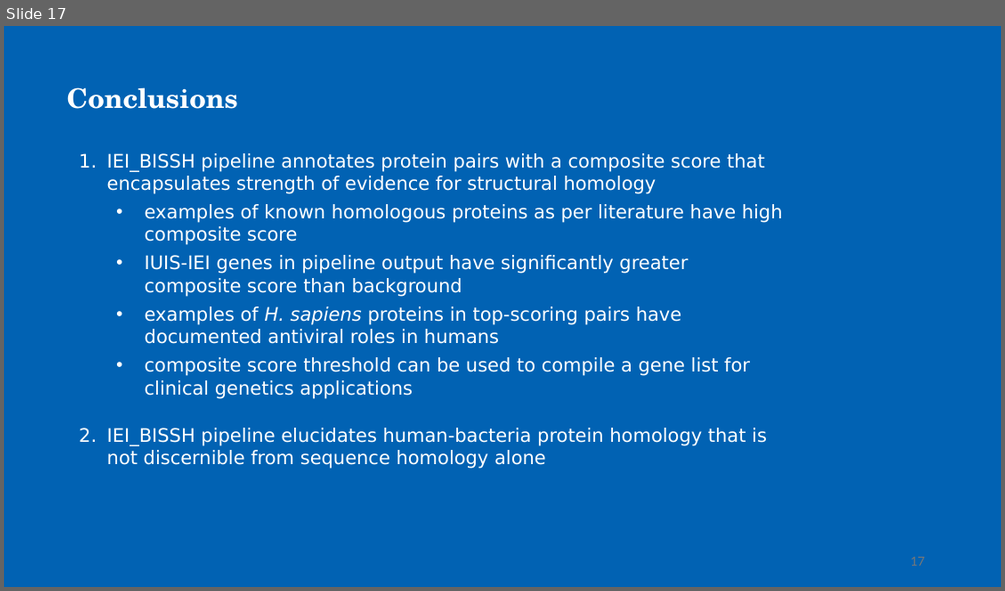
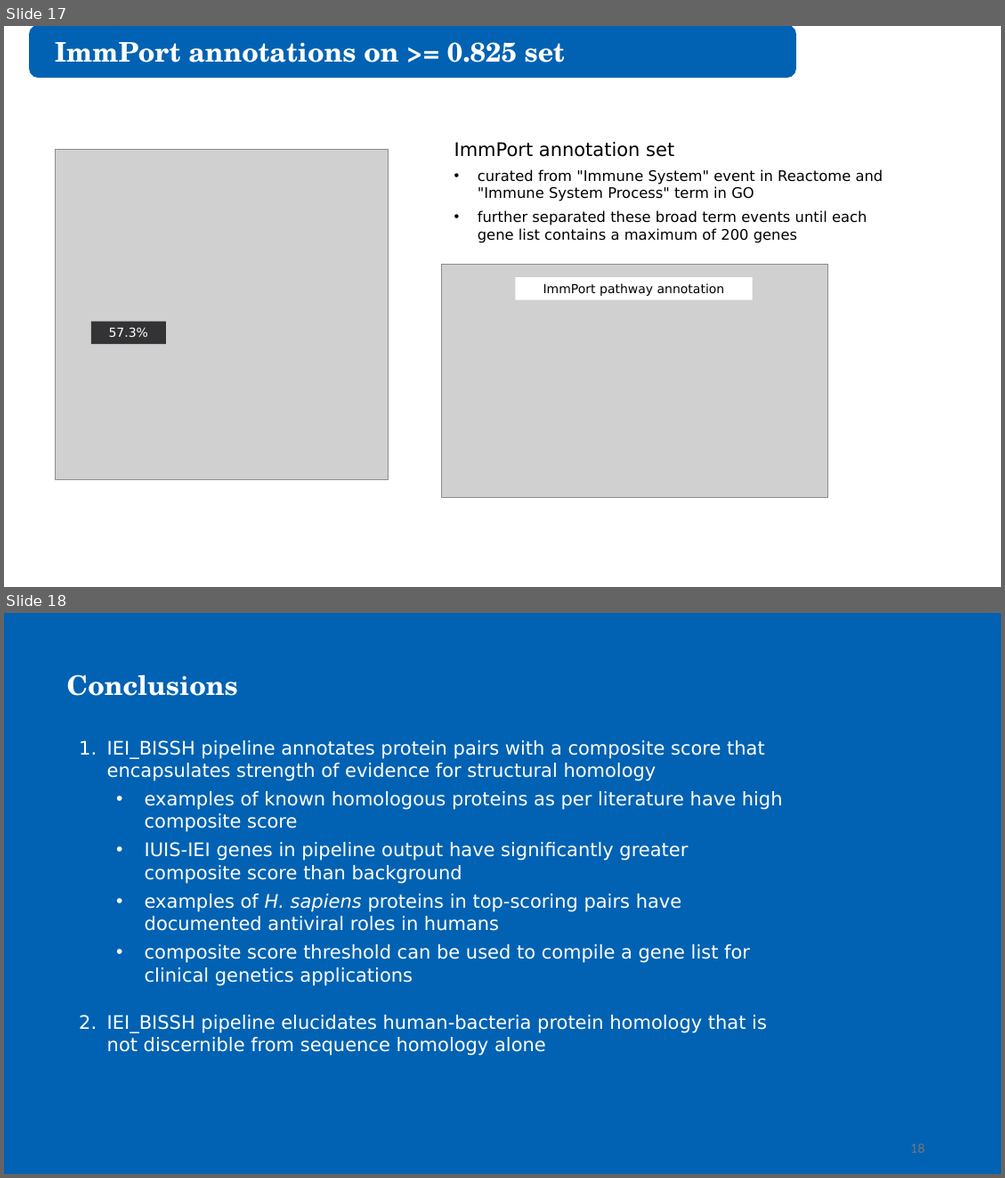
Before and after one commit to juliandeanmoran/BISSH, a slide deck: reports/2026-08-28_projectUpdate_3/2026-08-28_projectUpdate_3_jmoran.pptx. Shown one above the other, each under a label of ours: slide 17 before the commit, slides 17 and 18 after it. The pictures are 1005x591 and 1005x1178 pixels, drawn with LibreOffice and Linux fonts; fonts in the diff are those of the drawing; grey boxes stand for pictures. Boxes give left, top, right and bottom in pixels: in the first picture for what was removed or moved away, otherwise in the second. Text is boxed around its words. In the diff, an @@ line names an element or a change of style, - is before the commit and + after.

Commit message:
Added ImmPort annotation pie plot. Changed protein pair headlines from gene names to protein IDs.

```diff
--- a/reports/2026-08-28_projectUpdate_3/2026-08-28_projectUpdate_3_jmoran.pptx
+++ b/reports/2026-08-28_projectUpdate_3/2026-08-28_projectUpdate_3_jmoran.pptx
@@ slide 17 added at [4, 26, 1001, 587], background #FFFFFF @@
@@ rounded rectangle added at [30, 26, 795, 77], fill #0162B3, outline #0162B3 1.5 pt @@
@@ text added at [55, 42, 565, 62], 26 pt, text #FFFFFF, bold @@
+ImmPort annotations on >= 0.825 set
@@ picture added at [55, 150, 388, 480] @@
@@ text added at [454, 142, 883, 243], 14 pt, text #000000 @@
+ImmPort annotation set
+• curated from "Immune System" event in Reactome and "Immune System Process" term in GO
+• further separated these broad term events until each gene list contains a maximum of 200 genes
@@ picture added at [442, 264, 828, 497] @@
@@ rectangle added at [516, 277, 752, 300], fill #FFFFFF, 12 pt, text #000000 @@
+ImmPort pathway annotation
@@ rectangle added at [91, 321, 166, 344], fill #333336, 12 pt, text #FFFFFF @@
+57.3%
@@ what was slide 17 is now slide 18 @@
@@ page number at [910, 1143, 924, 1152]: text changed @@
-17
+18
```
Also in this commit, not shown: 4 slides changed.
